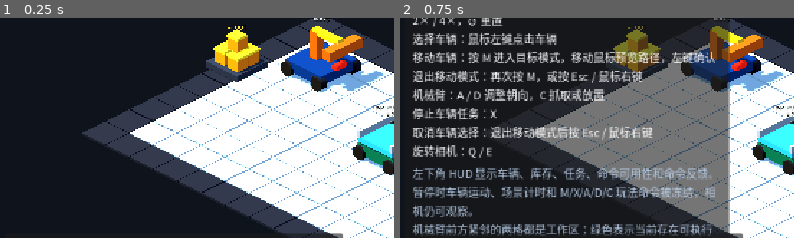
Above: before the commit, frames 1-2 (left to right).
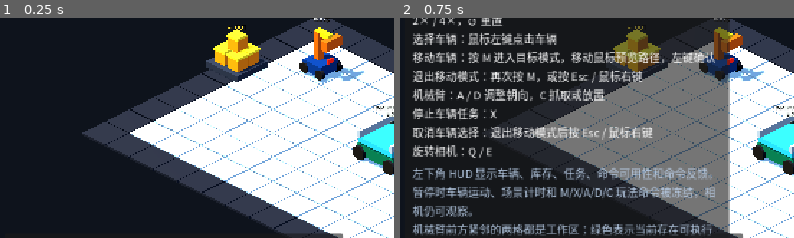
Above: after the commit, the same moments.

Repository: Ri0n72Y/automata
Game: Godot game, scene res://scenes/scene_01/scene_01_basic_packing.tscn
Same seed, same stepped clock (60 frames per second), same inputs: the game is played once before the commit and once after it.
Inputs:
- Up to frame 1 (0.25 s): no input
- Up to frame 2 (0.75 s): click "▶" at 0.5 s
The pictures show only the part of the screen within x 0-50%, y 16-66%; the shares and areas given below are measured in that part.

The runs differ from the first frame. In frame 1, 3.7% of the frame differs, in the area x 71-98%, y 3-34%; in frame 2, 3.5%.

Commit message:
[codex]refactor(scene-01): 收缩机械臂车单格占位视觉

Diff:
--- a/scenes/scene_01/vehicles/arm_vehicle_placeholder.tscn
+++ b/scenes/scene_01/vehicles/arm_vehicle_placeholder.tscn
@@ -31,28 +31,28 @@
 roughness = 0.4
 
 [sub_resource type="BoxMesh" id="ChassisMesh"]
-size = Vector3(1.52, 0.34, 1.48)
+size = Vector3(0.76, 0.34, 0.74)
 
 [sub_resource type="CylinderMesh" id="WheelMesh"]
-top_radius = 0.23
-bottom_radius = 0.23
-height = 0.24
+top_radius = 0.16
+bottom_radius = 0.16
+height = 0.12
 radial_segments = 20
 
 [sub_resource type="BoxMesh" id="ColumnMesh"]
-size = Vector3(0.28, 0.92, 0.28)
+size = Vector3(0.22, 0.92, 0.22)
 
 [sub_resource type="BoxMesh" id="BeamMesh"]
-size = Vector3(0.24, 0.18, 1.08)
+size = Vector3(0.18, 0.18, 0.54)
 
 [sub_resource type="BoxMesh" id="HeadMesh"]
-size = Vector3(1.34, 0.32, 0.34)
+size = Vector3(0.67, 0.32, 0.22)
 
 [sub_resource type="BoxMesh" id="MarkerMesh"]
-size = Vector3(0.46, 0.12, 0.22)
+size = Vector3(0.23, 0.12, 0.11)
 
 [sub_resource type="BoxShape3D" id="SelectionShape"]
-size = Vector3(1.82, 1.7, 1.82)
+size = Vector3(0.91, 1.7, 0.91)
 
 [node name="ArmVehicle" type="Node3D"]
 script = ExtResource("1_actor")
@@ -69,46 +69,46 @@
 material_override = SubResource("ChassisMaterial")
 
 [node name="WheelFrontLeft" type="MeshInstance3D" parent="VisualRoot"]
-position = Vector3(-0.72, 0.22, -0.62)
+position = Vector3(-0.36, 0.22, -0.31)
 rotation = Vector3(0, 0, 1.5708)
 mesh = SubResource("WheelMesh")
 material_override = SubResource("WheelMaterial")
 
 [node name="WheelFrontRight" type="MeshInstance3D" parent="VisualRoot"]
-position = Vector3(0.72, 0.22, -0.62)
+position = Vector3(0.36, 0.22, -0.31)
 rotation = Vector3(0, 0, 1.5708)
 mesh = SubResource("WheelMesh")
 material_override = SubResource("WheelMaterial")
 
 [node name="WheelRearLeft" type="MeshInstance3D" parent="VisualRoot"]
-position = Vector3(-0.72, 0.22, 0.62)
+position = Vector3(-0.36, 0.22, 0.31)
 rotation = Vector3(0, 0, 1.5708)
 mesh = SubResource("WheelMesh")
 material_override = SubResource("WheelMaterial")
 
 [node name="WheelRearRight" type="MeshInstance3D" parent="VisualRoot"]
-position = Vector3(0.72, 0.22, 0.62)
+position = Vector3(0.36, 0.22, 0.31)
 rotation = Vector3(0, 0, 1.5708)
 mesh = SubResource("WheelMesh")
 material_override = SubResource("WheelMaterial")
 
 [node name="ArmColumn" type="MeshInstance3D" parent="VisualRoot"]
-position = Vector3(0, 0.93, 0.18)
+position = Vector3(0, 0.93, 0.09)
 mesh = SubResource("ColumnMesh")
 material_override = SubResource("SupportMaterial")
 
 [node name="ArmBeam" type="MeshInstance3D" parent="VisualRoot"]
-position = Vector3(0, 1.38, -0.28)
+position = Vector3(0, 1.38, -0.14)
 mesh = SubResource("BeamMesh")
 material_override = SubResource("WorkMaterial")
 
 [node name="WorkHead" type="MeshInstance3D" parent="VisualRoot"]
-position = Vector3(0, 1.2, -0.88)
+position = Vector3(0, 1.2, -0.44)
 mesh = SubResource("HeadMesh")
 material_override = SubResource("SupportMaterial")
 
 [node name="DirectionMarker" type="MeshInstance3D" parent="VisualRoot"]
-position = Vector3(0, 0.57, -0.77)
+position = Vector3(0, 0.57, -0.385)
 mesh = SubResource("MarkerMesh")
 material_override = SubResource("MarkerMaterial")
 
